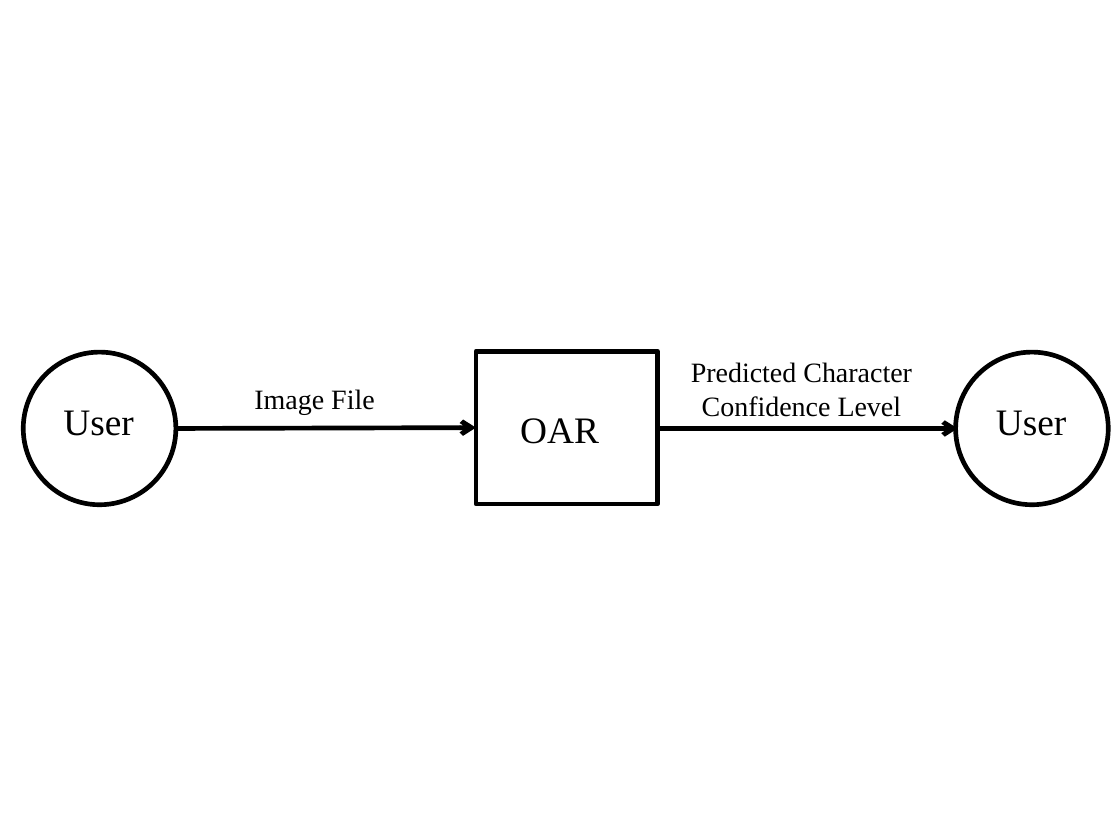
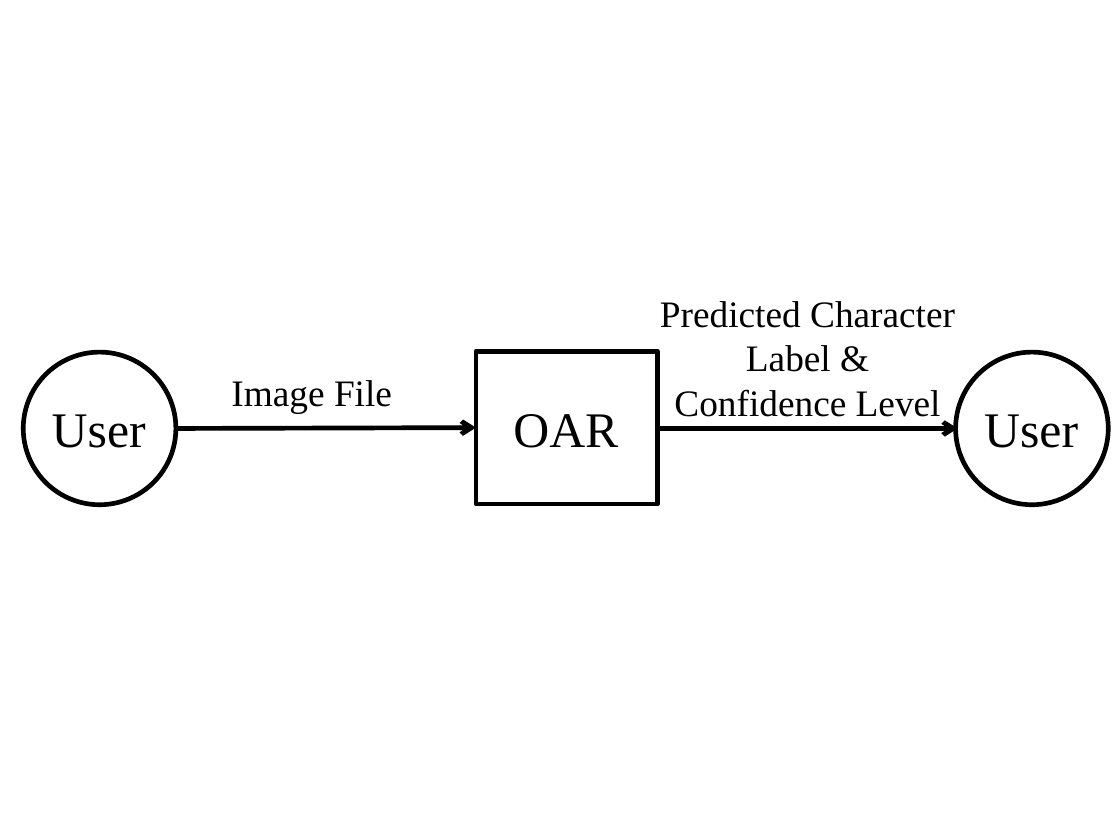
Before and after one commit to cer-hunter/OAR-CAS741, a slide deck: slide 1 of docs/SRS/SystemContextFigure.pptx. Drawn at 1120x840 pixels with LibreOffice and Linux fonts; fonts in the diff are those of the drawing. Boxes give left, top, right and bottom in pixels: in the first picture for what was removed or moved away, otherwise in the second. Text is boxed around its words. In the diff, an @@ line names an element or a change of style, - is before the commit and + after.

```diff
--- a/docs/SRS/SystemContextFigure.pptx
+++ b/docs/SRS/SystemContextFigure.pptx
@@ text at (660,301,955,417): text changed; size 18 to 24 pt @@
-Predicted Character Confidence Level
+Predicted Character Label & Confidence Level
@@ text "Image File": place and size @@
-text "Image File" at (254,389,375,414)
+text "Image File" at (231,380,392,414)
@@ text "Image File" at (231,380,392,414): size 18 to 24 pt @@
@@ text "User": place and size @@
-text "User" at (63,410,133,436)
+text "User" at (52,414,146,448)
@@ text "OAR": place and size @@
-text "OAR" at (520,418,599,444)
+text "OAR" at (513,414,618,448)
@@ size 24 to 32 pt in 3 elements at (513,414,618,448), (52,414,146,448), (984,414,1078,448) @@
@@ text "User": place and size @@
-text "User" at (996,410,1066,436)
+text "User" at (984,414,1078,448)
```
Also in this commit, not shown: 4 other files.
